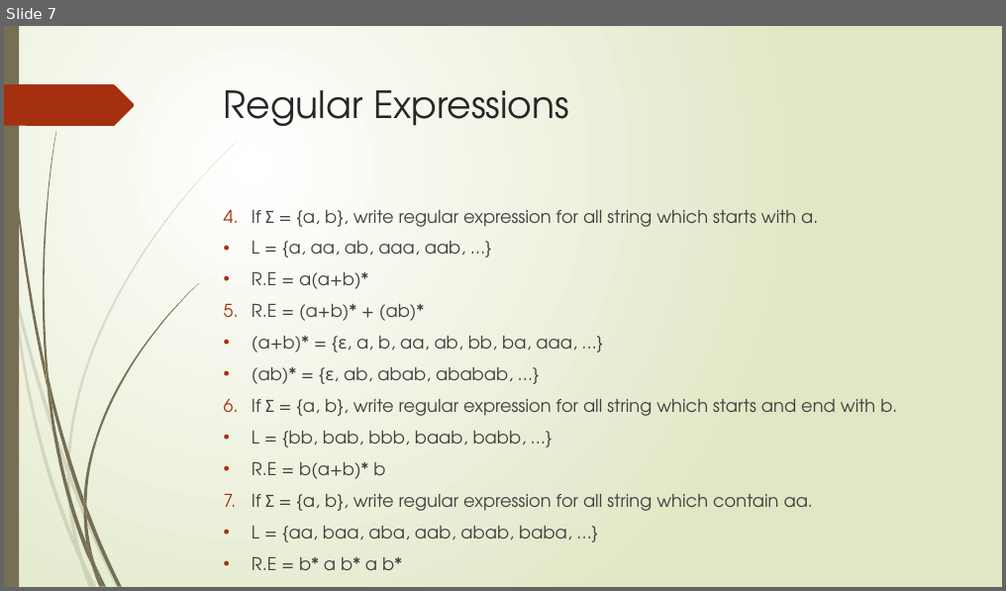
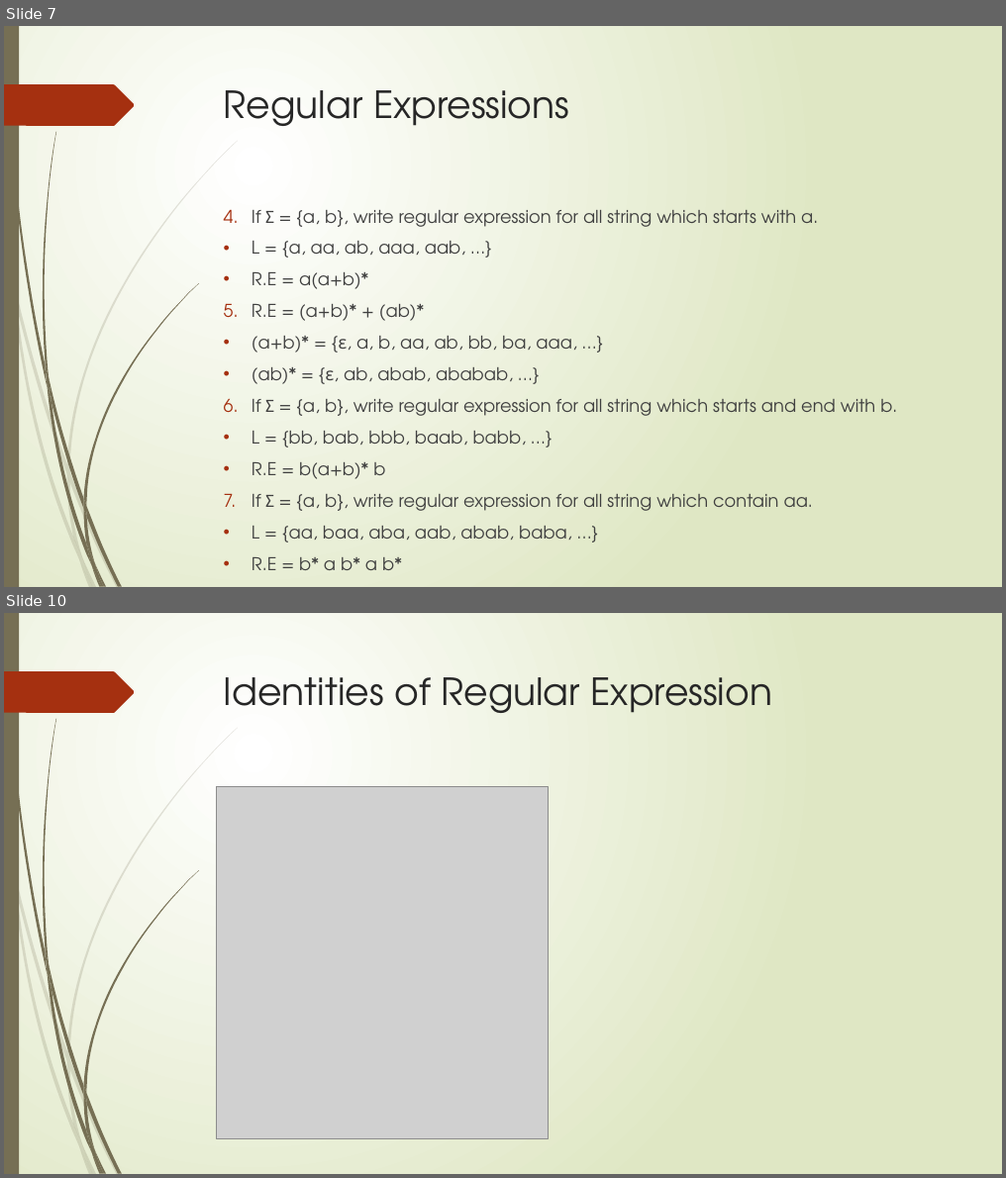
Before and after one commit to Federal-Urdu-University/Theory-of-Automata, a slide deck: Chap-2.pptx. Shown one above the other, each under a label of ours: slide 7 before the commit, slides 7 and 10 after it; the slides between them are not shown. The pictures are 1006x591 and 1006x1178 pixels, drawn with LibreOffice and Linux fonts; fonts in the diff are those of the drawing; grey boxes stand for pictures. Boxes give left, top, right and bottom in pixels: in the first picture for what was removed or moved away, otherwise in the second. Text is boxed around its words. In the diff, an @@ line names an element or a change of style, - is before the commit and + after.

```diff
--- a/Chap-2.pptx
+++ b/Chap-2.pptx
@@ slide 10 added at (4, 613, 1002, 1174), background gradient #FFFFFF to #DFE8C4; not listed: 24 template elements that a slide beside it also shows @@
@@ title added at (224, 677, 773, 713), 36 pt, text #262626 @@
+Identities of Regular Expression
@@ picture added at (216, 786, 548, 1140) @@
```
Also in this commit, not shown: 1 slide changed, 21 other slides added, 1 slide removed, 1 other file.
